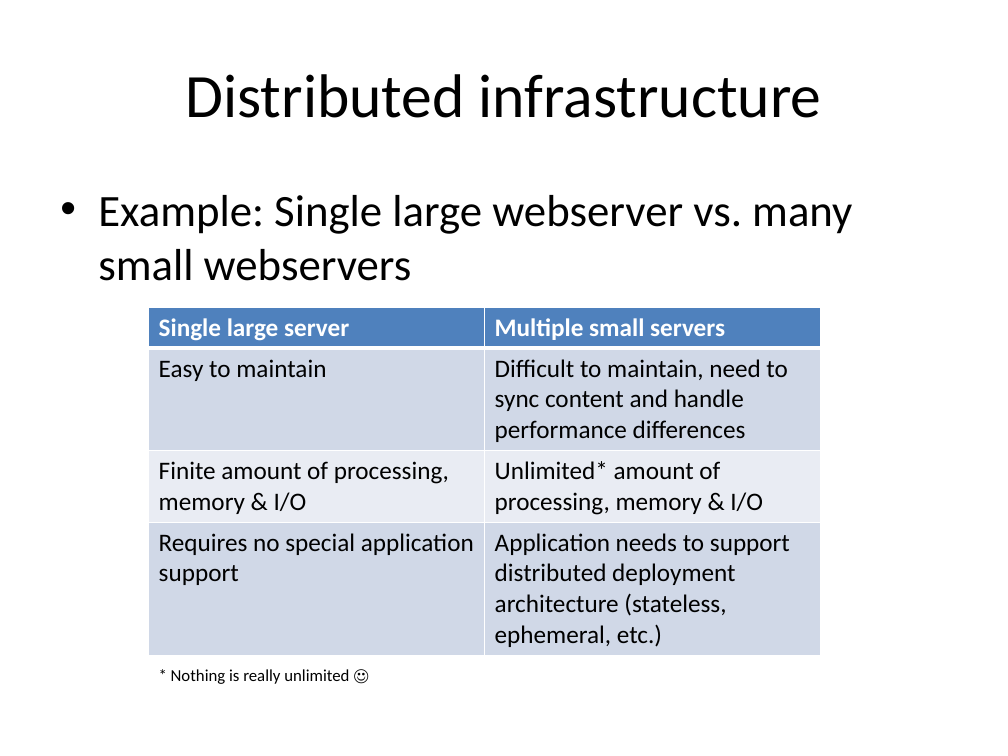
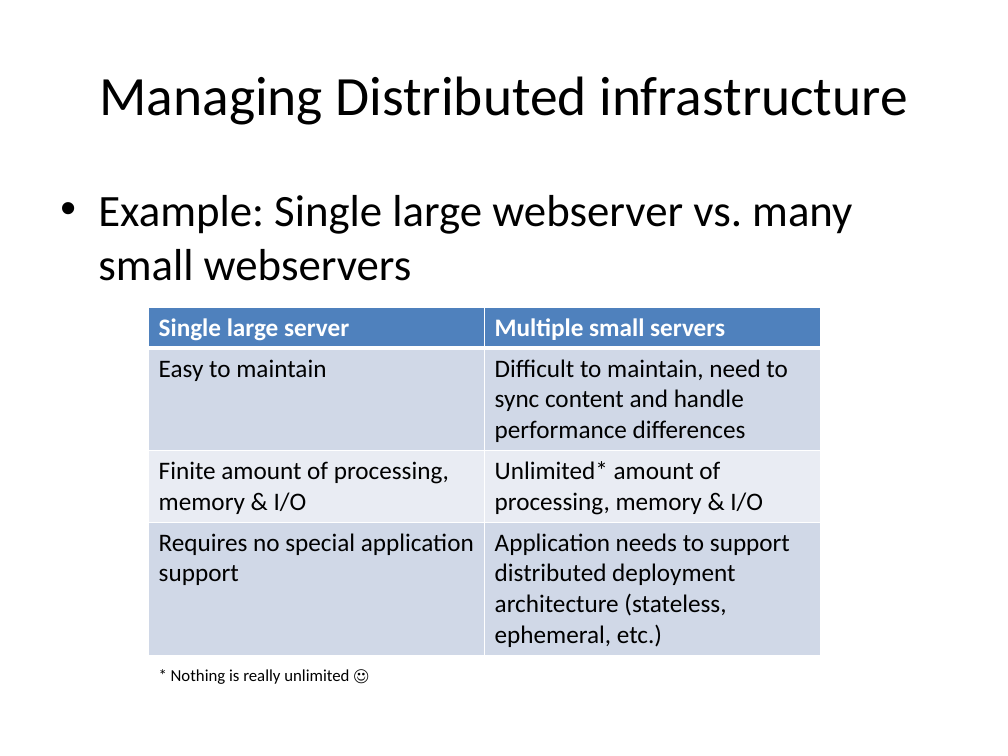
Before and after one commit to jasondbaker/infrastructure-class, a slide deck: slide 6 of infrastructure-week-3.pptx (slide 5 before the commit). Drawn at 1008x756 pixels with LibreOffice and Linux fonts; fonts in the diff are those of the drawing. Boxes give left, top, right and bottom in pixels: in the first picture for what was removed or moved away, otherwise in the second. Text is boxed around its words. In the diff, an @@ line names an element or a change of style, - is before the commit and + after.

```diff
--- a/infrastructure-week-3.pptx
+++ b/infrastructure-week-3.pptx
@@ title at <box>100,76,907,125</box>: text changed; size 44 to 39.6 pt @@
-Distributed infrastructure
+Managing Distributed infrastructure
```
Also in this commit, not shown: 7 other slides changed, 3 slides added, 2 slides removed, 32 other files.
